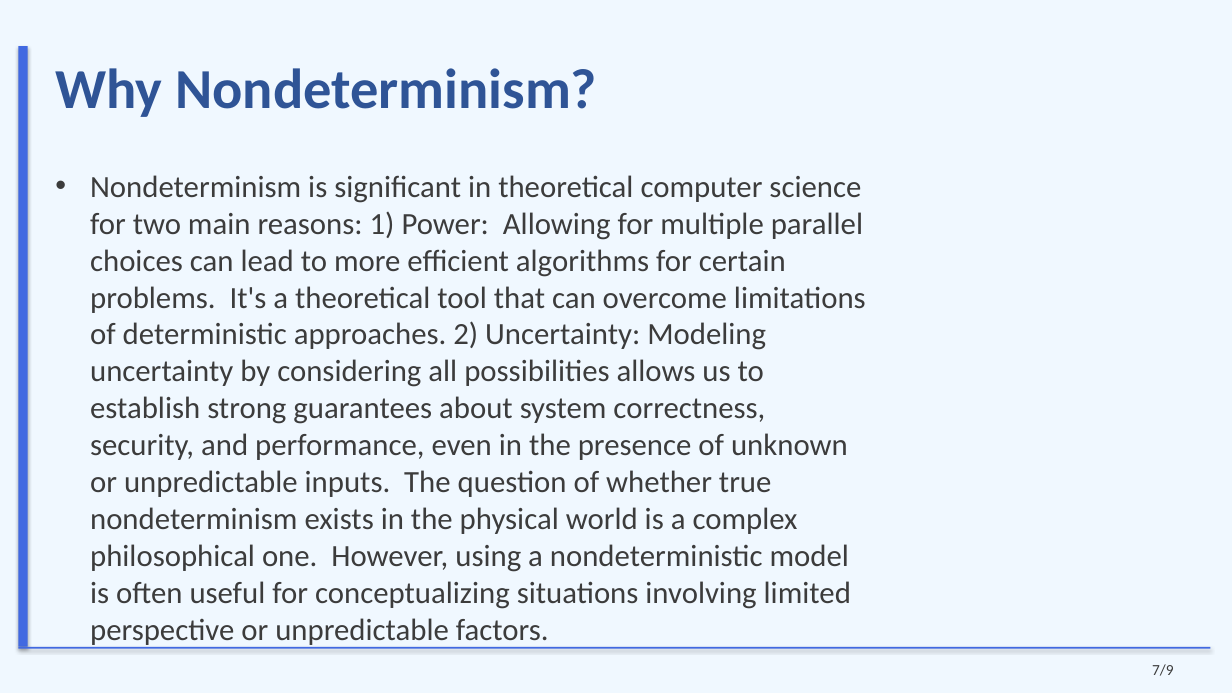
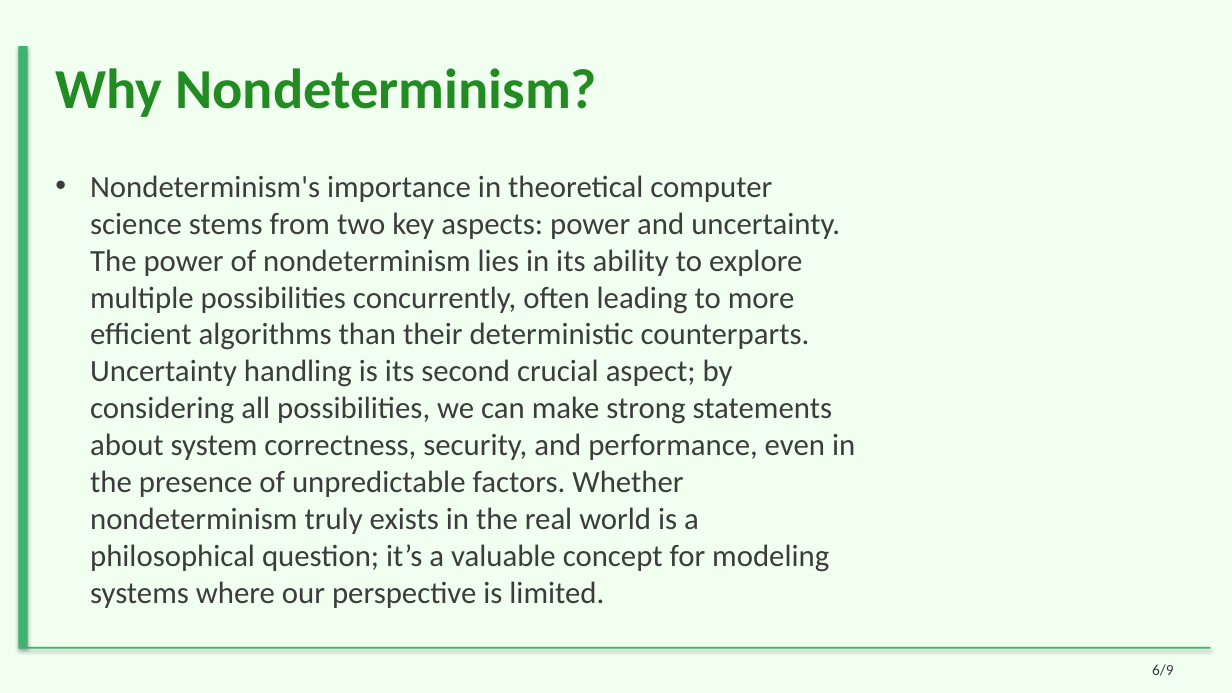
Before and after one commit to sanskarsri26/pdf-to-lecture, a slide deck: slide 6 of Styled_Slides.pptx (slide 7 before the commit). Drawn at 1232x693 pixels with LibreOffice and Linux fonts; fonts in the diff are those of the drawing. Boxes give left, top, right and bottom in pixels: in the first picture for what was removed or moved away, otherwise in the second. Text is boxed around its words. In the diff, an @@ line names an element or a change of style, - is before the commit and + after.

```diff
--- a/Styled_Slides.pptx
+++ b/Styled_Slides.pptx
@@ background #F0F8FF to #F0FFF0 @@
@@ title "Why Nondeterminism?" at <box>55,68,597,117</box>: text colour #2F5496 to #228B22 @@
@@ rectangle at <box>18,46,28,647</box>: fill #4169E1 to #3CB371 @@
@@ text at <box>90,175,855,608</box>: text changed @@
-• Nondeterminism is significant in theoretical computer science for two main reasons: 1) Power: Allowing for multiple parallel choices can lead to more efficient algorithms for certain problems. It's a theoretical tool that can overcome limitations of deterministic approaches. 2) Uncertainty: Modeling uncertainty by considering all possibilities allows us to establish strong guarantees about system correctness, security, and performance, even in the presence of unknown or unpredictable inputs. The question of whether true nondeterminism exists in the physical world is a complex philosophical one. However, using a nondeterministic model is often useful for conceptualizing situations involving limited perspective or unpredictable factors.
+• Nondeterminism's importance in theoretical computer science stems from two key aspects: power and uncertainty. The power of nondeterminism lies in its ability to explore multiple possibilities concurrently, often leading to more efficient algorithms than their deterministic counterparts. Uncertainty handling is its second crucial aspect; by considering all possibilities, we can make strong statements about system correctness, security, and performance, even in the presence of unpredictable factors. Whether nondeterminism truly exists in the real world is a philosophical question; it’s a valuable concept for modeling systems where our perspective is limited.
@@ rectangle at <box>18,647,1211,649</box>: fill #4169E1 to #3CB371 @@
@@ text at <box>1152,664,1174,676</box>: text changed @@
-7/9
+6/9
```
Also in this commit, not shown: 7 other slides changed, 1 slide added, 1 slide removed, 21 other files.
